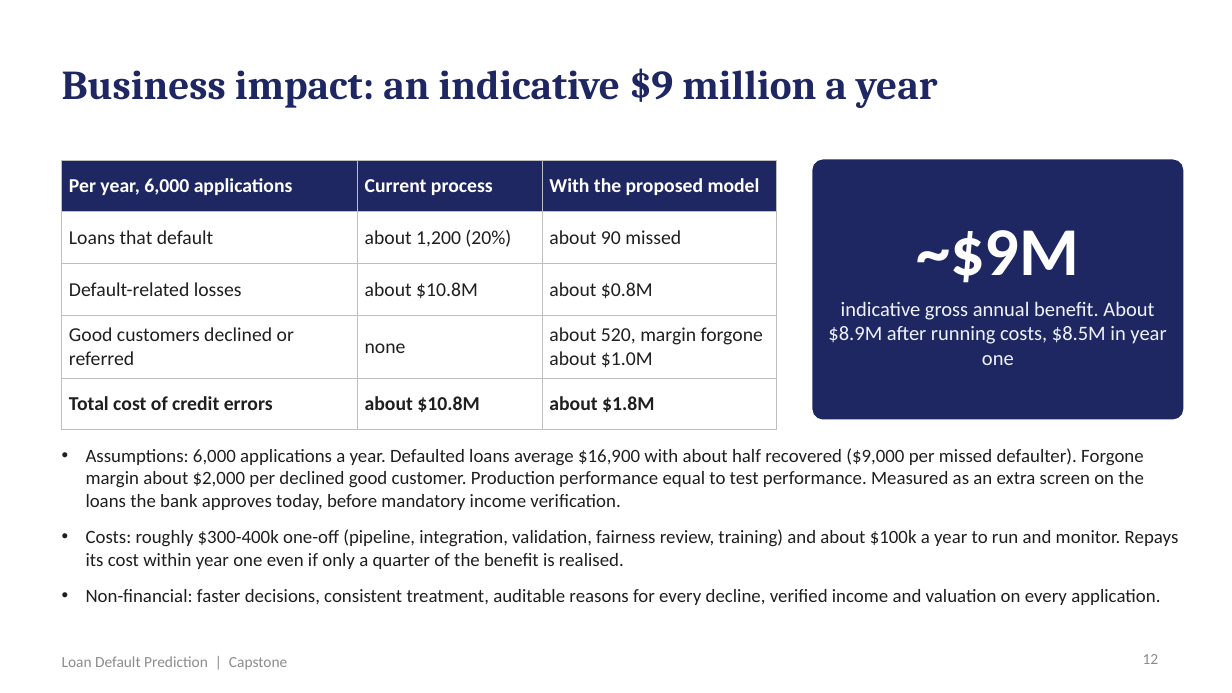
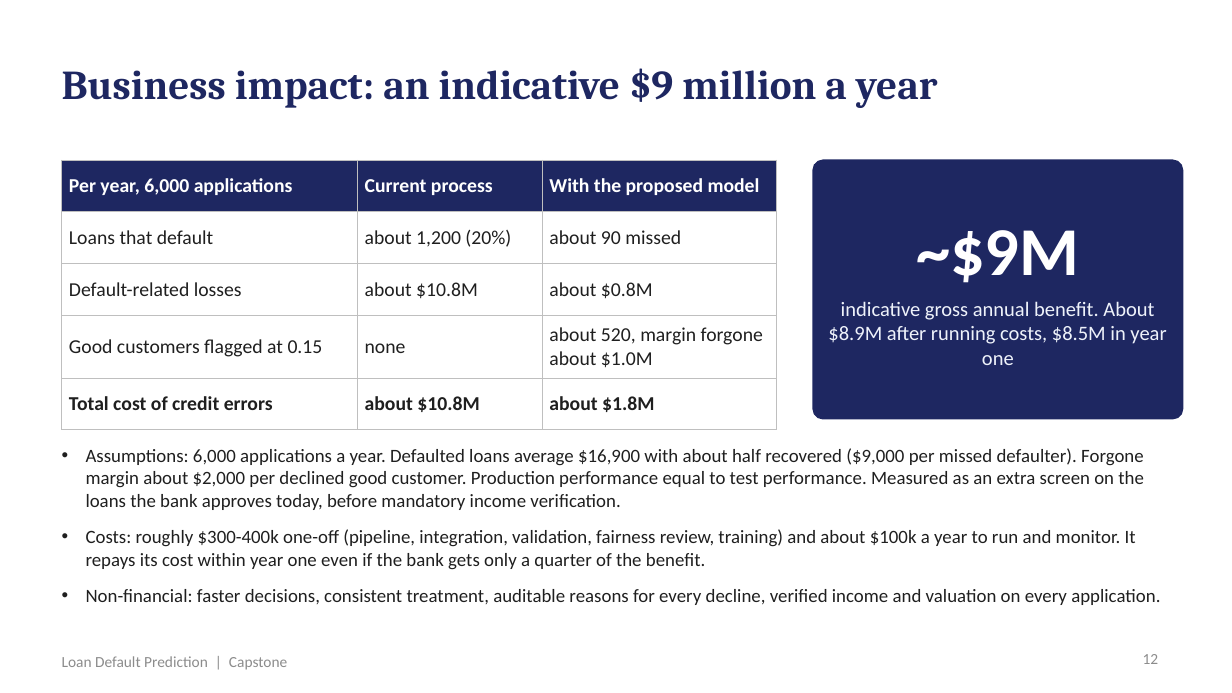
Before and after one commit to shubham1891/Personal-code, a slide deck: slide 12 of presentation/Loan_Default_Prediction_Presentation.pptx. Drawn at 1232x693 pixels with LibreOffice and Linux fonts; fonts in the diff are those of the drawing. Boxes give left, top, right and bottom in pixels: in the first picture for what was removed or moved away, otherwise in the second. Text is boxed around its words. In the diff, an @@ line names an element or a change of style, - is before the commit and + after.

```diff
--- a/presentation/Loan_Default_Prediction_Presentation.pptx
+++ b/presentation/Loan_Default_Prediction_Presentation.pptx
@@ table at (62, 160, 776, 416) @@
-row 4, column 1: Good customers declined or referred
+row 4, column 1: Good customers flagged at 0.15
@@ text at (86, 529, 1136, 570): text changed @@
-• Costs: roughly $300-400k one-off (pipeline, integration, validation, fairness review, training) and about $100k a year to run and monitor. Repays its cost within year one even if only a quarter of the benefit is realised.
+• Costs: roughly $300-400k one-off (pipeline, integration, validation, fairness review, training) and about $100k a year to run and monitor. It repays its cost within year one even if the bank gets only a quarter of the benefit.
```
Also in this commit, not shown: 10 other slides changed, 20 other files.
